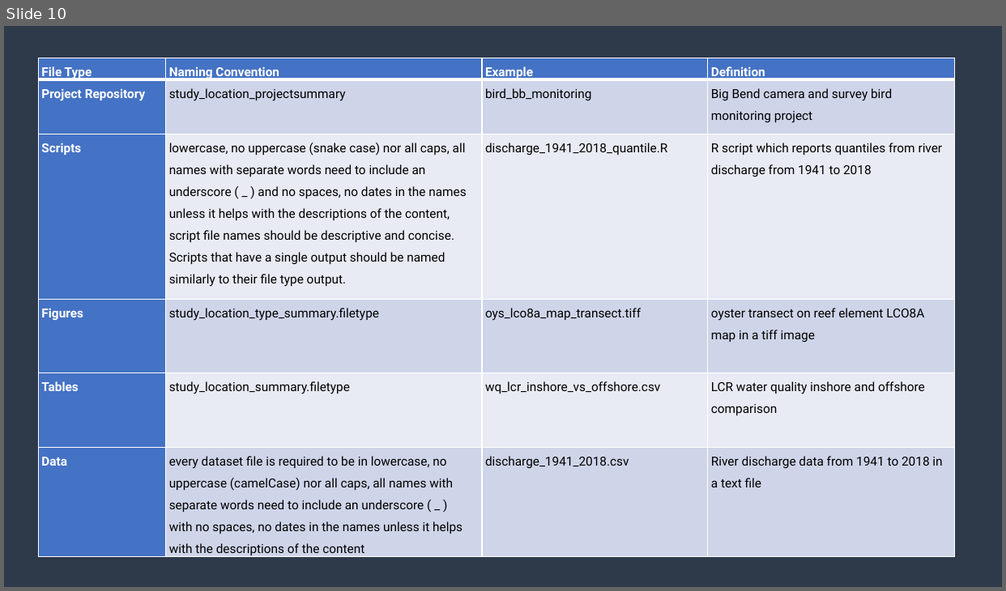
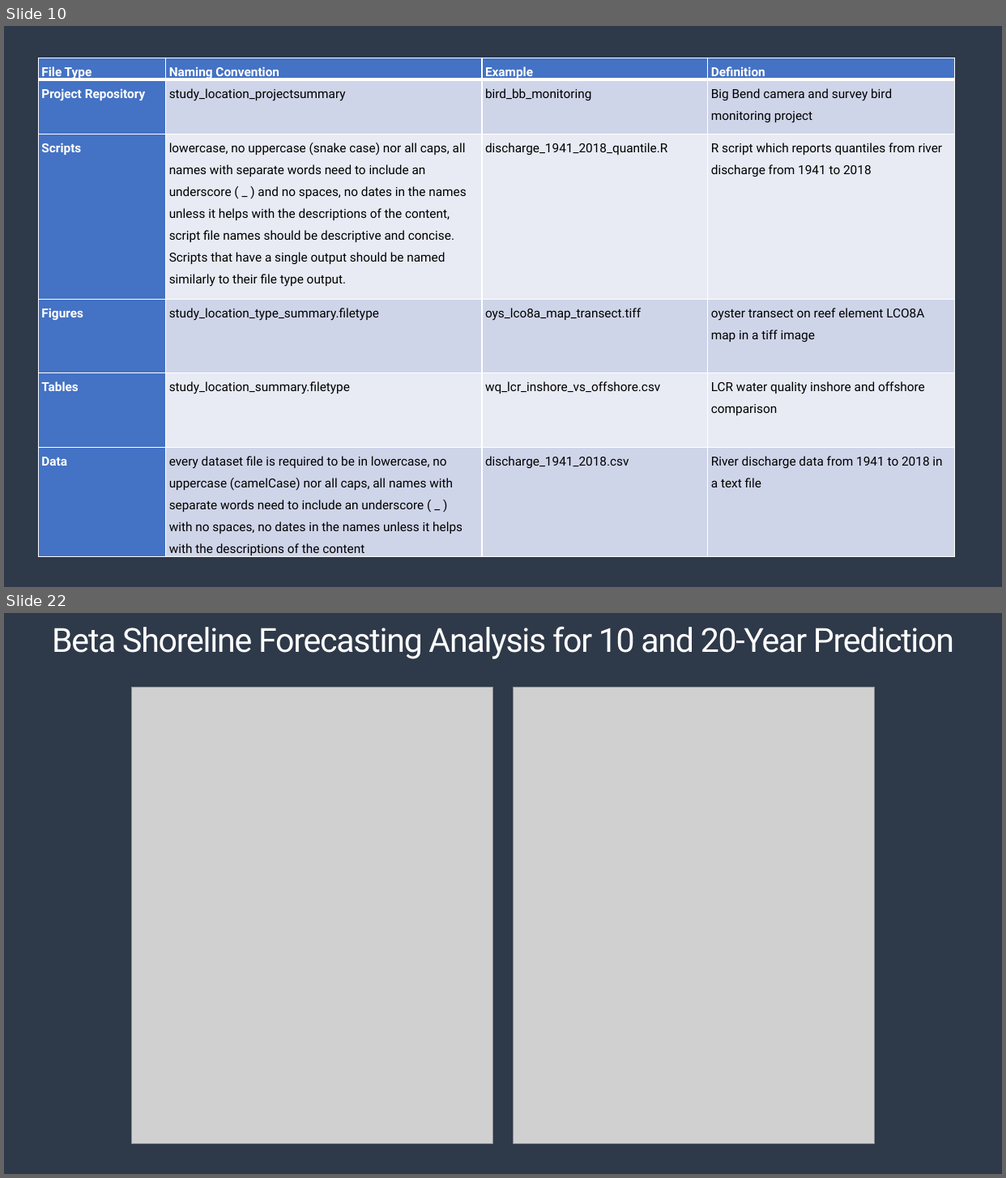
Before and after one commit to melimore86/graduate_courses, a slide deck: graduate_research/defense_moreno.pptx. Shown one above the other, each under a label of ours: slide 10 before the commit, slides 10 and 22 after it; the slides between them are not shown. The pictures are 1006x591 and 1006x1178 pixels, drawn with LibreOffice and Linux fonts; fonts in the diff are those of the drawing; grey boxes stand for pictures. Boxes give left, top, right and bottom in pixels: in the first picture for what was removed or moved away, otherwise in the second. Text is boxed around its words. In the diff, an @@ line names an element or a change of style, - is before the commit and + after.

```diff
--- a/graduate_research/defense_moreno.pptx
+++ b/graduate_research/defense_moreno.pptx
@@ slide 22 added at [4,613,1002,1174], background #1D242E; not listed: 1 template element that a slide beside it also shows @@
@@ text added at [52,627,954,659], 32 pt, text #FFFFFF @@
+Beta Shoreline Forecasting Analysis for 10 and 20-Year Prediction
@@ picture added at [131,687,493,1144] @@
@@ picture added at [513,687,875,1144] @@
```
Also in this commit, not shown: 6 slides changed, 16 other slides added, 14 slides removed, 2 other files.
